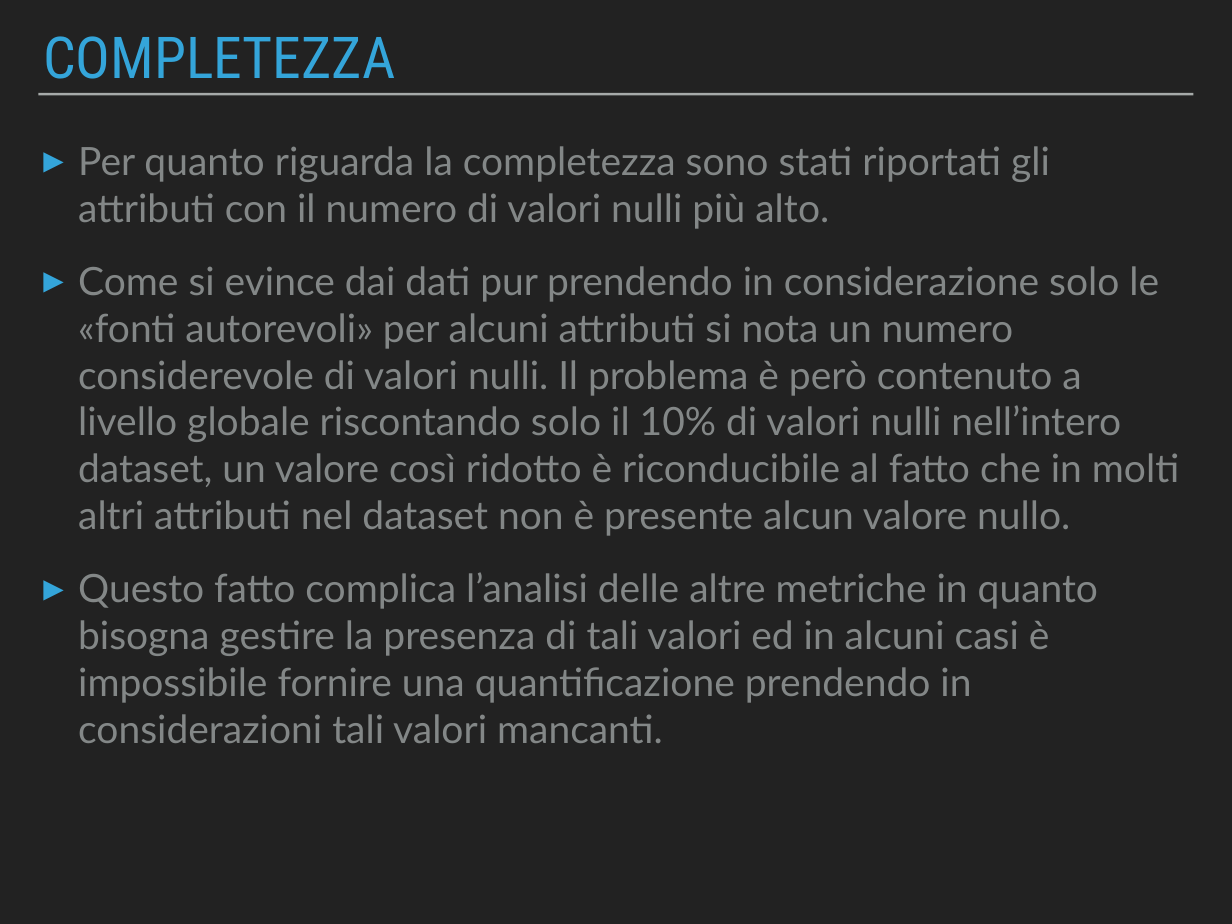
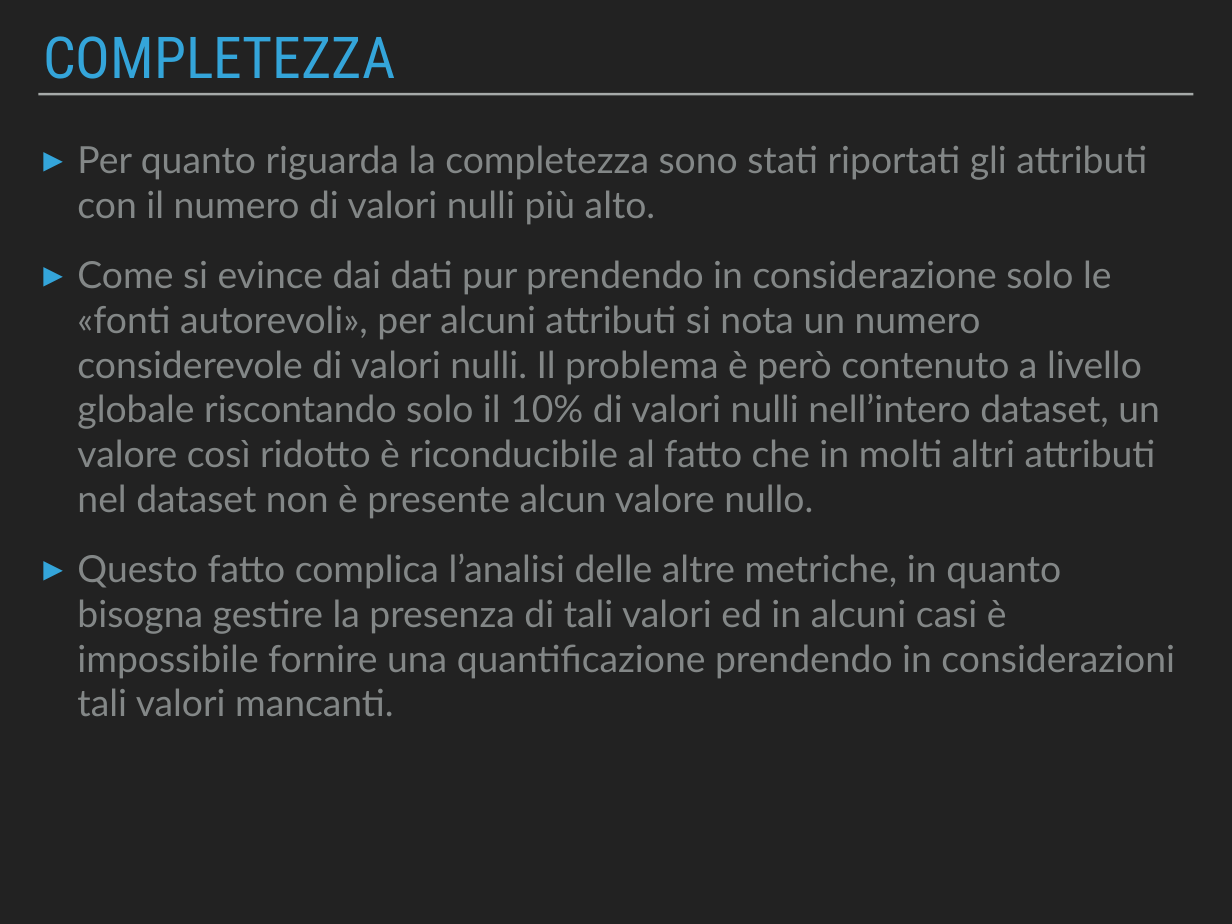
Before and after one commit to Beltra97/Unimib_ArchitettureDati, a slide deck: slide 9 of PresentazionePowerPoint.pptx. Drawn at 1232x924 pixels with LibreOffice and Linux fonts; fonts in the diff are those of the drawing. Boxes give left, top, right and bottom in pixels: in the first picture for what was removed or moved away, otherwise in the second. Text is boxed around its words. In the diff, an @@ line names an element or a change of style, - is before the commit and + after.

```diff
--- a/PresentazionePowerPoint.pptx
+++ b/PresentazionePowerPoint.pptx
@@ text at bbox=[77, 145, 1147, 224]: size 32.4 to 31 pt in "Per quanto riguarda la completezza sono stati ..."; indent changed; less space between paragraphs @@
@@ text at bbox=[77, 260, 1175, 716]: text changed; size 32.4 to 31 pt @@
-▸ Come si evince dai dati pur prendendo in considerazione solo le «fonti autorevoli» per alcuni attributi si nota un numero considerevole di valori nulli. Il problema è però contenuto a livello globale riscontando solo il 10% di valori nulli nell’intero dataset, un valore così ridotto è riconducibile al fatto che in molti altri attributi nel dataset non è presente alcun valore nullo.
-▸ Questo fatto complica l’analisi delle altre metriche in quanto bisogna gestire la presenza di tali valori ed in alcuni casi è impossibile fornire una quantificazione prendendo in considerazioni tali valori mancanti.
+▸ Come si evince dai dati pur prendendo in considerazione solo le «fonti autorevoli», per alcuni attributi si nota un numero considerevole di valori nulli. Il problema è però contenuto a livello globale riscontando solo il 10% di valori nulli nell’intero dataset, un valore così ridotto è riconducibile al fatto che in molti altri attributi nel dataset non è presente alcun valore nullo.
+▸ Questo fatto complica l’analisi delle altre metriche, in quanto bisogna gestire la presenza di tali valori ed in alcuni casi è impossibile fornire una quantificazione prendendo in considerazioni tali valori mancanti.
```
Also in this commit, not shown: 11 other slides changed, 2 other files.
